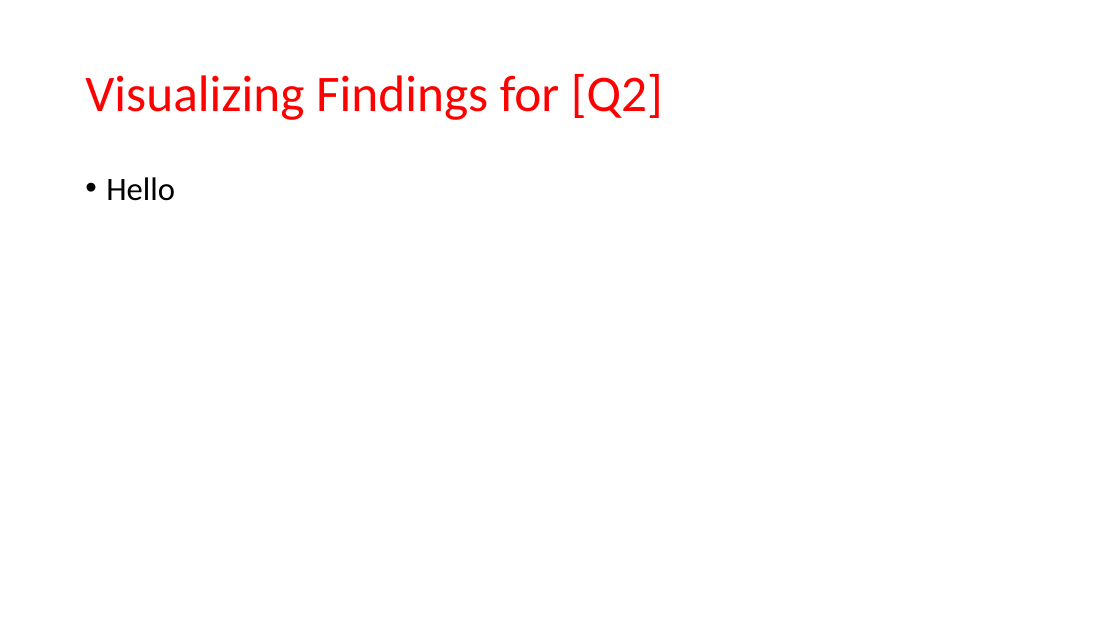
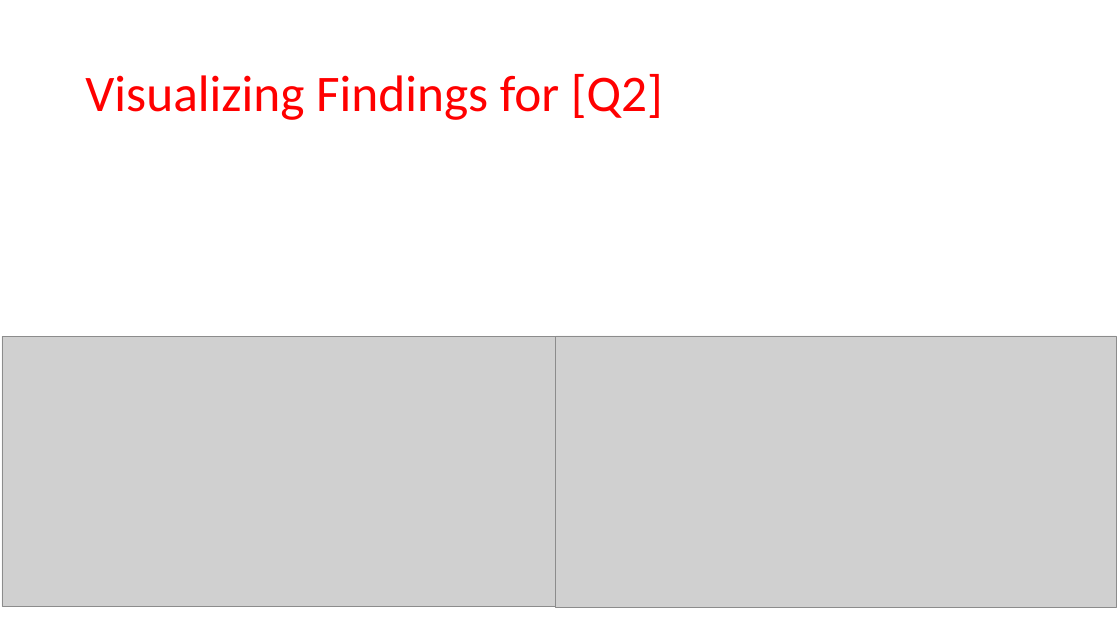
Before and after one commit to MatthewCodes/557_Final_Project, a slide deck: slide 11 of Presentation/Final Presentation.pptx. Drawn at 1120x630 pixels with LibreOffice and Linux fonts; fonts in the diff are those of the drawing; grey boxes stand for pictures. Boxes give left, top, right and bottom in pixels: in the first picture for what was removed or moved away, otherwise in the second. Text is boxed around its words. In the diff, an @@ line names an element or a change of style, - is before the commit and + after.

Commit message:
adding figures for q2 and updates to presentation

```diff
--- a/Presentation/Final Presentation.pptx
+++ b/Presentation/Final Presentation.pptx
@@ text removed at (106,177,175,201) @@
-• Hello
@@ picture added at (2,336,560,607) @@
@@ picture added at (556,336,1117,608) @@
```
Also in this commit, not shown: 3 other slides changed, 2 slides added, 9 other files.
